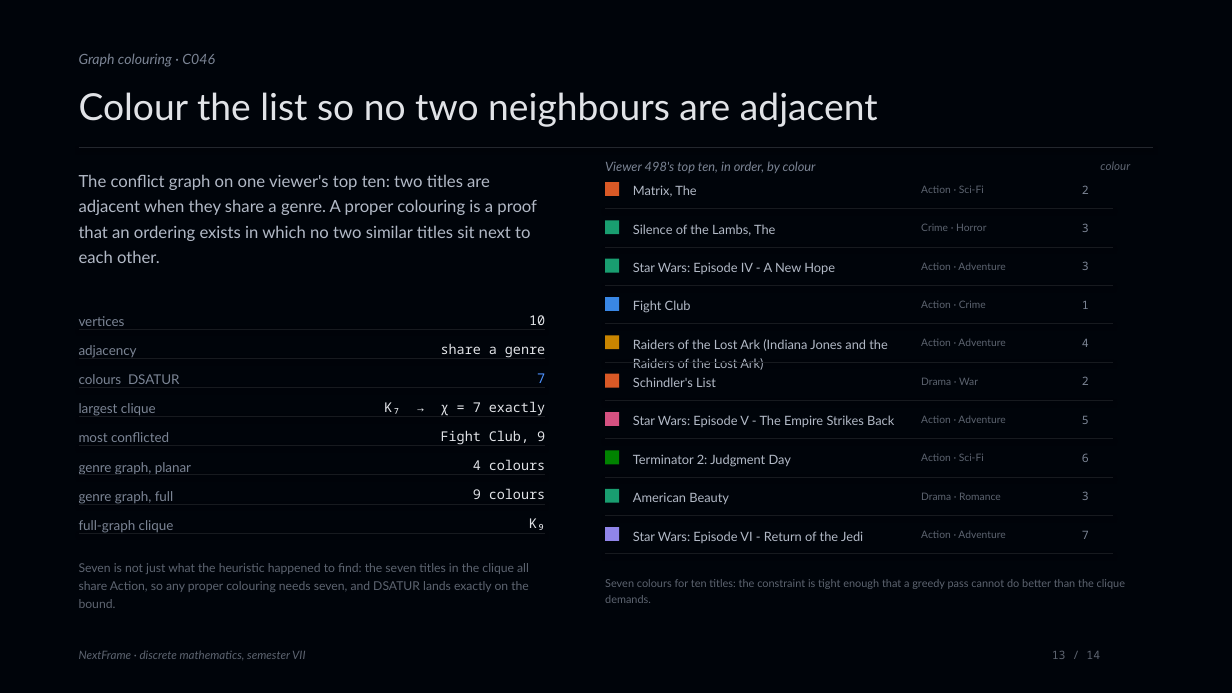
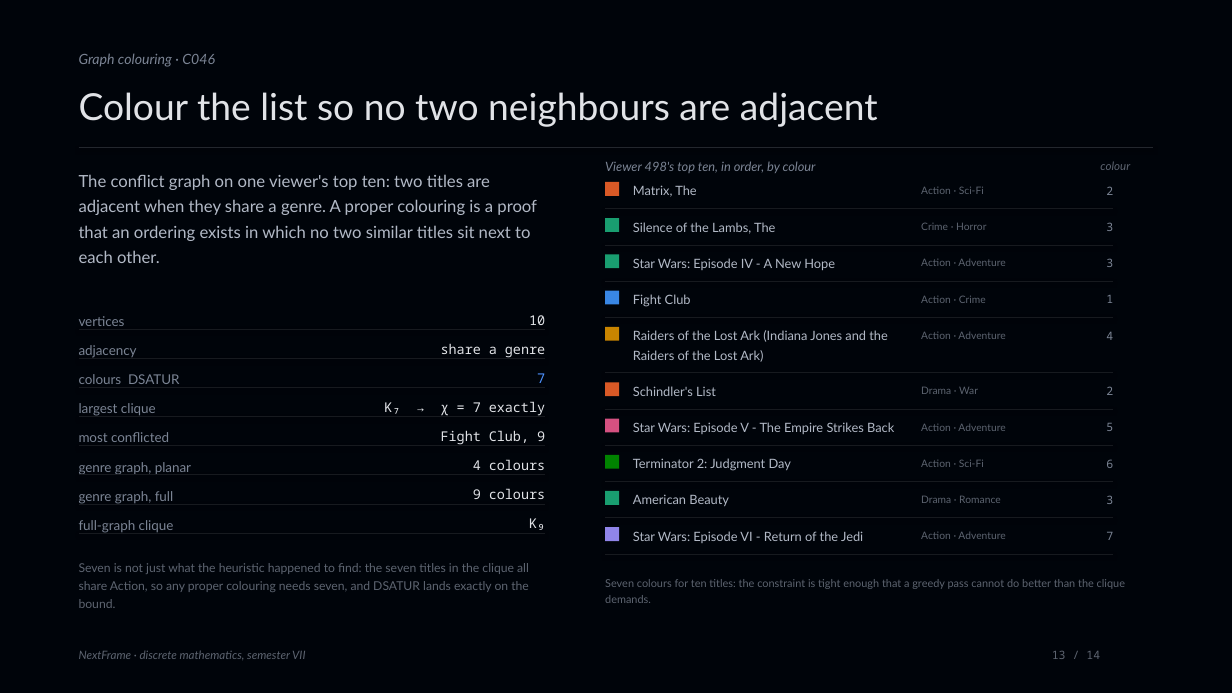
Before and after one commit to asterxsk/nextframe, a slide deck: slide 13 of deck/NextFrame.pptx. Drawn at 1232x693 pixels with LibreOffice and Linux fonts; fonts in the diff are those of the drawing. Boxes give left, top, right and bottom in pixels: in the first picture for what was removed or moved away, otherwise in the second. Text is boxed around its words. In the diff, an @@ line names an element or a change of style, - is before the commit and + after.

```diff
--- a/deck/NextFrame.pptx
+++ b/deck/NextFrame.pptx
@@ 2 texts, 2 rectangles, 2 lines: place and size @@
-2 texts, 2 rectangles, 2 lines at [605, 259, 1114, 323]
+2 texts, 2 rectangles, 2 lines at [605, 254, 1114, 318]
@@ 2 texts, 1 rectangle: place and size @@
-2 texts, 1 rectangle at [605, 335, 1089, 349]
+2 texts, 1 rectangle at [605, 327, 1113, 341]
@@ text "Raiders of the Lost Ark ...": place and size @@
-text "Raiders of the Lost Ark ..." at [633, 339, 888, 370]
+text "Raiders of the Lost Ark ..." at [633, 330, 888, 362]
@@ 3 texts, 2 lines, 1 rectangle: place and size @@
-3 texts, 2 lines, 1 rectangle at [605, 362, 1114, 400]
+3 texts, 2 lines, 1 rectangle at [605, 373, 1114, 409]
@@ vertical alignment top to middle in 7 elements at [921, 496, 1001, 503], [921, 460, 984, 467], [921, 259, 1005, 266], [921, 424, 1005, 431], [921, 295, 986, 303], [921, 332, 1005, 339], [921, 387, 978, 394] @@
@@ alignment left to right; vertical alignment top to middle in 10 elements at [1106, 186, 1113, 195], [1106, 222, 1113, 231], [1106, 532, 1113, 540], [1106, 495, 1113, 504], [1106, 258, 1113, 267], [1106, 295, 1113, 303], [1106, 459, 1113, 468], [1106, 423, 1113, 431], [1106, 332, 1113, 340], [1106, 386, 1113, 395] @@
@@ 3 texts, 2 rectangles, 2 lines: place and size @@
-3 texts, 2 rectangles, 2 lines at [605, 412, 1114, 478]
+3 texts, 2 rectangles, 2 lines at [605, 419, 1114, 482]
```
Also in this commit, not shown: 6 other files.
